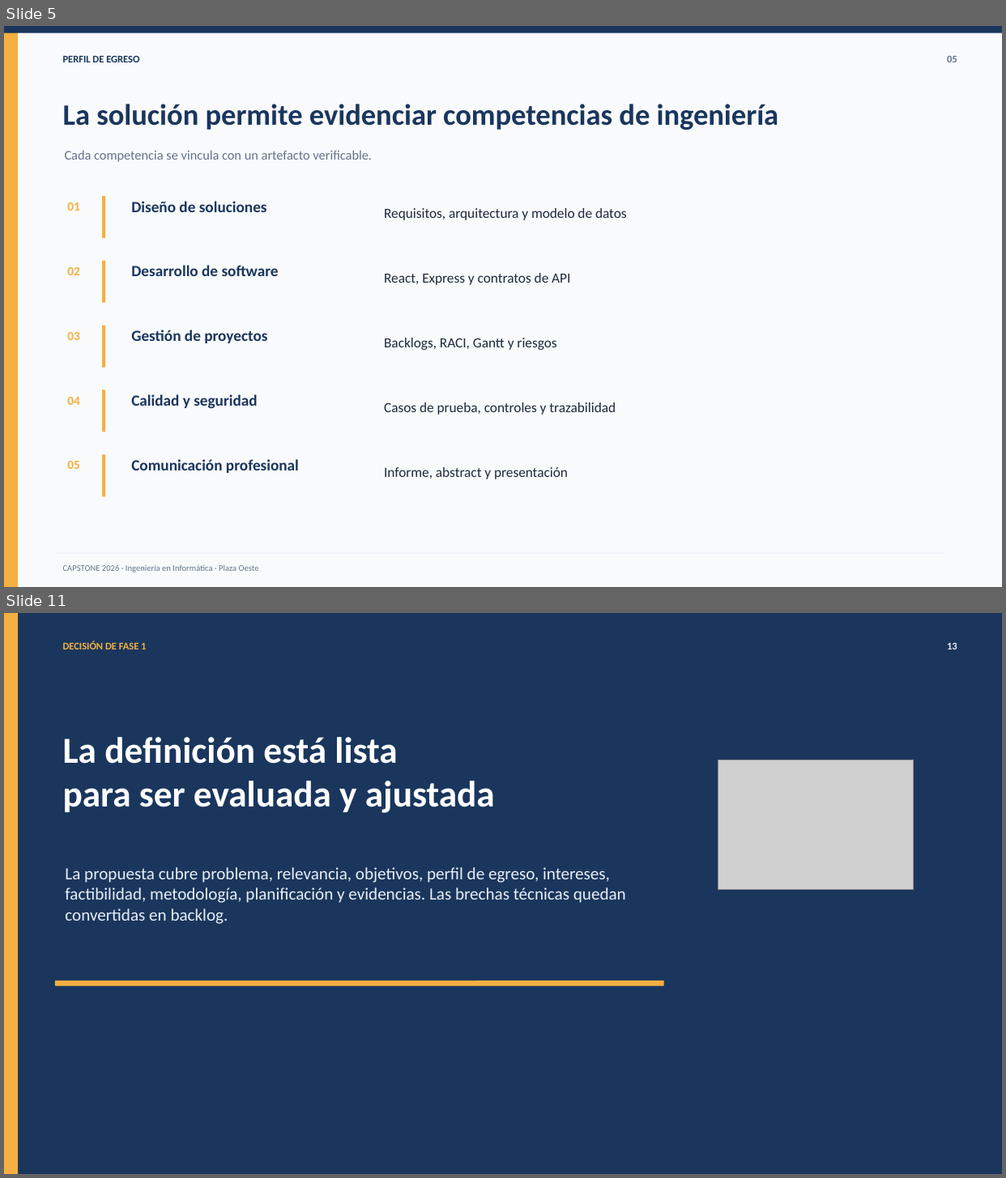
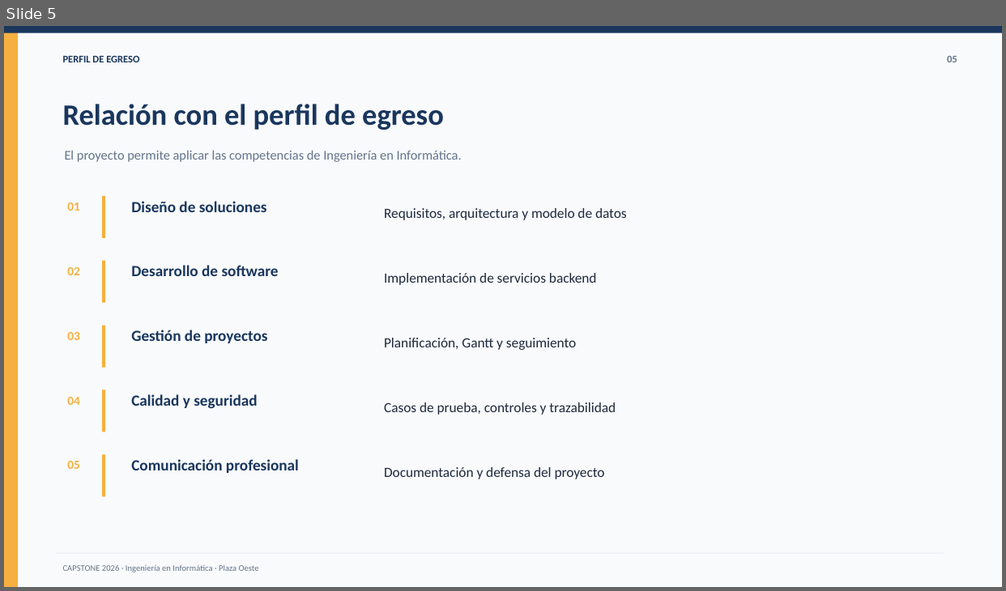
Before and after one commit to tsddds/Capstone_Aprueba-Administracion_Grupo8, a slide deck: Fase1/Evidencias_grupales/02_Presentacion_Proyecto_Fase1_Aprueba_Administracion.pptx. Shown one above the other, each under a label of ours: slides 5 and 11 before the commit, slide 5 after it; the slides between them are not shown. The pictures are 1006x1178 and 1006x591 pixels, drawn with LibreOffice and Linux fonts; fonts in the diff are those of the drawing; grey boxes stand for pictures. Boxes give left, top, right and bottom in pixels: in the first picture for what was removed or moved away, otherwise in the second. Text is boxed around its words. In the diff, an @@ line names an element or a change of style, - is before the commit and + after.

Commit message:
Actualiza evidencias grupales Fase 1 solo backend y README

```diff
--- a/Fase1/Evidencias_grupales/02_Presentacion_Proyecto_Fase1_Aprueba_Administracion.pptx
+++ b/Fase1/Evidencias_grupales/02_Presentacion_Proyecto_Fase1_Aprueba_Administracion.pptx
@@ slide 11 removed at (4,613,1002,1174), background #1A365D @@
@@ rectangle removed at (4,613,19,1174) @@
@@ text removed at (63,641,146,649) @@
-DECISIÓN DE FASE 1
@@ text removed at (947,642,957,649) @@
-13
@@ text removed at (63,737,495,813) @@
-La definición está lista
-para ser evaluada y ajustada
@@ picture removed at (718,760,913,890) @@
@@ text removed at (65,867,626,924) @@
-La propuesta cubre problema, relevancia, objetivos, perfil de egreso, intereses, factibilidad, metodología, planificación y evidencias. Las brechas técnicas quedan convertidas en backlog.
@@ rounded rectangle removed at (56,982,663,986) @@
@@ slide 5 changed as well @@
@@ text at (63,104,444,130): text changed @@
-La solución permite evidenciar competencias de ingeniería
+Relación con el perfil de egreso
@@ text at (65,150,462,162): text changed @@
-Cada competencia se vincula con un artefacto verificable.
+El proyecto permite aplicar las competencias de Ingeniería en Informática.
@@ text at (384,273,597,285): text changed @@
-React, Express y contratos de API
+Implementación de servicios backend
@@ text at (384,338,576,350): text changed @@
-Backlogs, RACI, Gantt y riesgos
+Planificación, Gantt y seguimiento
@@ text at (384,467,605,480): text changed @@
-Informe, abstract y presentación
+Documentación y defensa del proyecto
```
Also in this commit, not shown: 9 other slides changed, 1 slide added, 33 other files.
